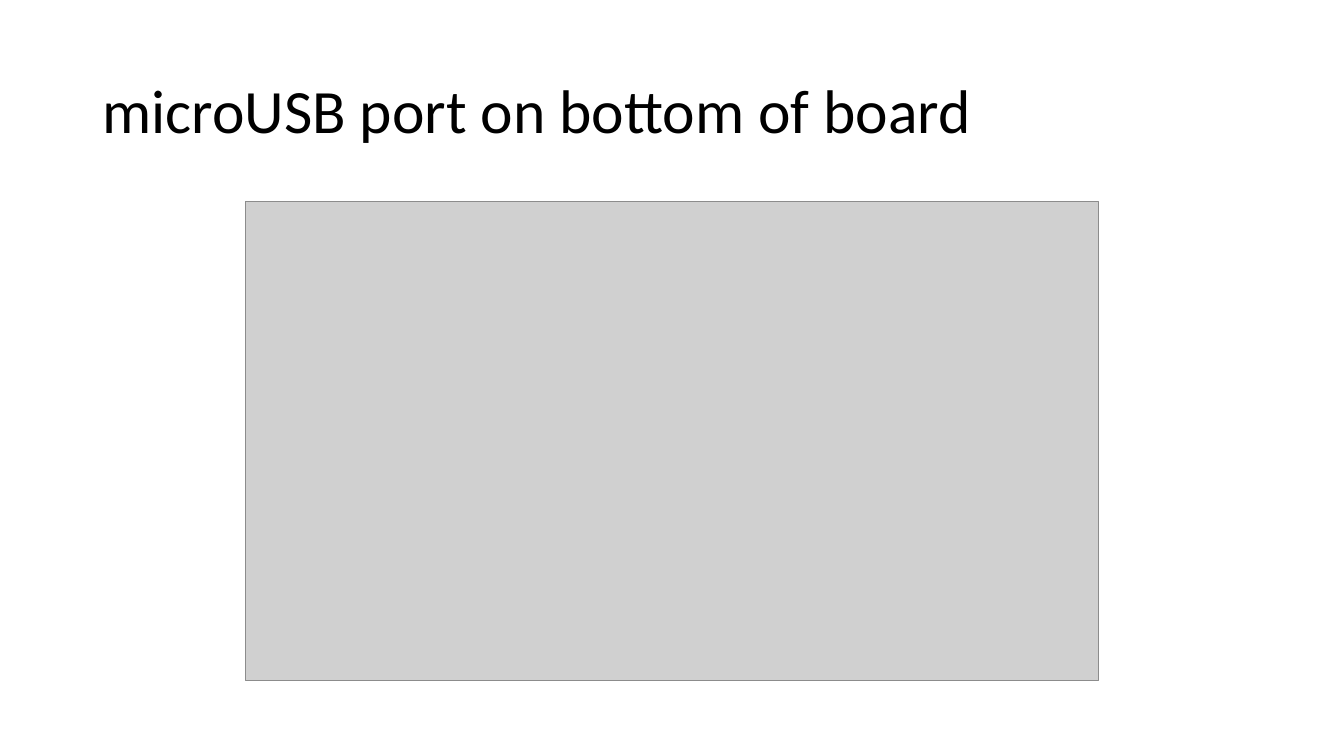
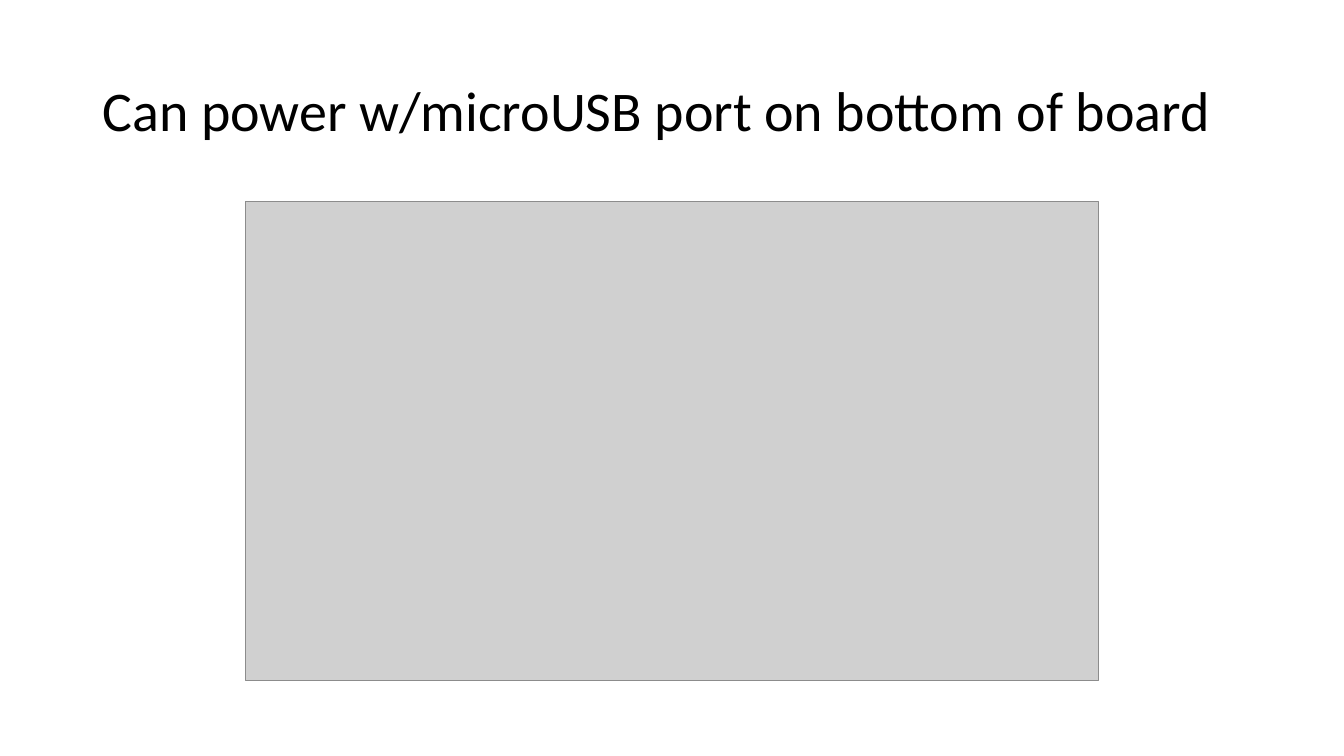
Before and after one commit to gigaprog/p_presentations, a slide deck: slide 4 of embedded/BeagleBone/BeagleBoneBlue.pptx. Drawn at 1344x756 pixels with LibreOffice and Linux fonts; fonts in the diff are those of the drawing; grey boxes stand for pictures. Boxes give left, top, right and bottom in pixels: in the first picture for what was removed or moved away, otherwise in the second. Text is boxed around its words. In the diff, an @@ line names an element or a change of style, - is before the commit and + after.

```diff
--- a/embedded/BeagleBone/BeagleBoneBlue.pptx
+++ b/embedded/BeagleBone/BeagleBoneBlue.pptx
@@ title at (102, 92, 1210, 140): text changed; size 44 to 40 pt @@
-microUSB port on bottom of board
+Can power w/microUSB port on bottom of board
```
Also in this commit, not shown: 1 other slide changed, 2 other files.
